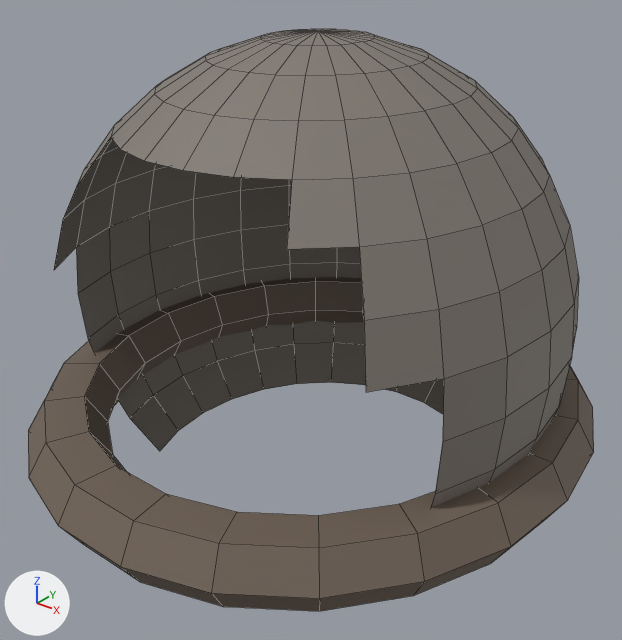
Renders of the FBX model Assets/Resources/Wear/Hood.fbx from each side of a commit.
One viewpoint serves both versions: a 50 mm lens placed at (0.172, -0.198, 1.066), pointed at (-0.001, 0.017, 0.932). The lights are fixed; the arrows at lower left show +X, +Y and +Z. The first picture is the older version. Mesh edges are drawn as thin lines. Vertices at exactly the same position are counted once.

Names of what the first picture shows: 'Hood'.
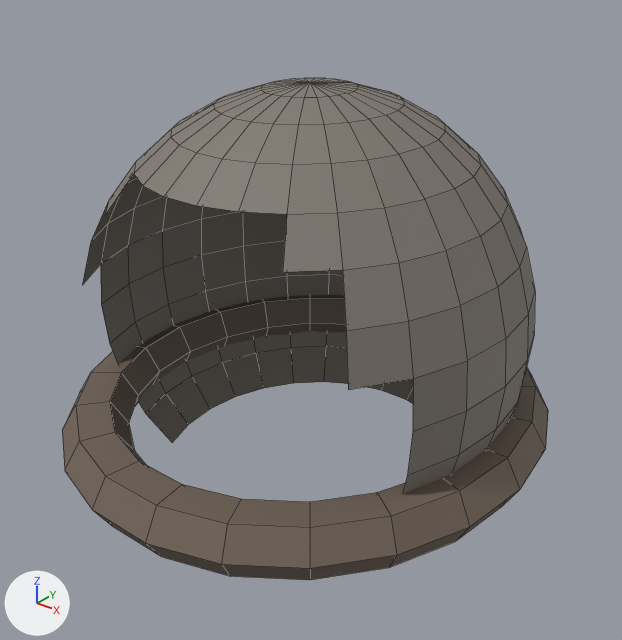
Where the change shows, as pixel boxes (x1, y1, x2, y2) in the pictures (622 x 640 px; the box of a moved part takes in the faces that stretch with it):
'Hood', reshaped (14% narrower, 14% shorter)
    before: (28, 29, 594, 611)
    after: (62, 78, 548, 580)
part 1 of me_hood, moved or reshaped
    before: (54, 29, 579, 508)
    after: (82, 78, 535, 494)
part 2 of me_hood, moved or reshaped
    before: (28, 277, 594, 611)
    after: (62, 295, 548, 580)

The change, as a diff of the scene's bpy script:
```diff
--- a/Assets/Resources/Wear/Hood.fbx.py
+++ b/Assets/Resources/Wear/Hood.fbx.py
@@ me_hood @@
 # used by ob_hood; location = (0.0, 0.0, 0.0)
-me_hood.from_pydata(...)  # 537 vertices, 380 faces; spans x -0.099..0.099, y -0.086..0.126, z 0.84..1.03
+me_hood.from_pydata(...)  # 537 vertices, 380 faces; spans x -0.085..0.085, y -0.075..0.107, z 0.851..1.015
+# me_hood part 1: the loose piece of 257 vertices spanning x -0.088..0.088, y -0.047..0.114, z 0.868..1.03 is scaled about its middle by 0.864, then moved by (0.0, -0.006, -0.004)
+# me_hood part 2: the loose piece of 132 vertices spanning x -0.099..0.099, y -0.086..0.126, z 0.888..0.91 is scaled about its middle by (0.86, 0.86, 0.846), then moved by (0.0, -0.004, 0.0)
+# other edits to the shape of me_hood do not show in these pictures
 me_hood.materials.append(mat_cloth)
```
